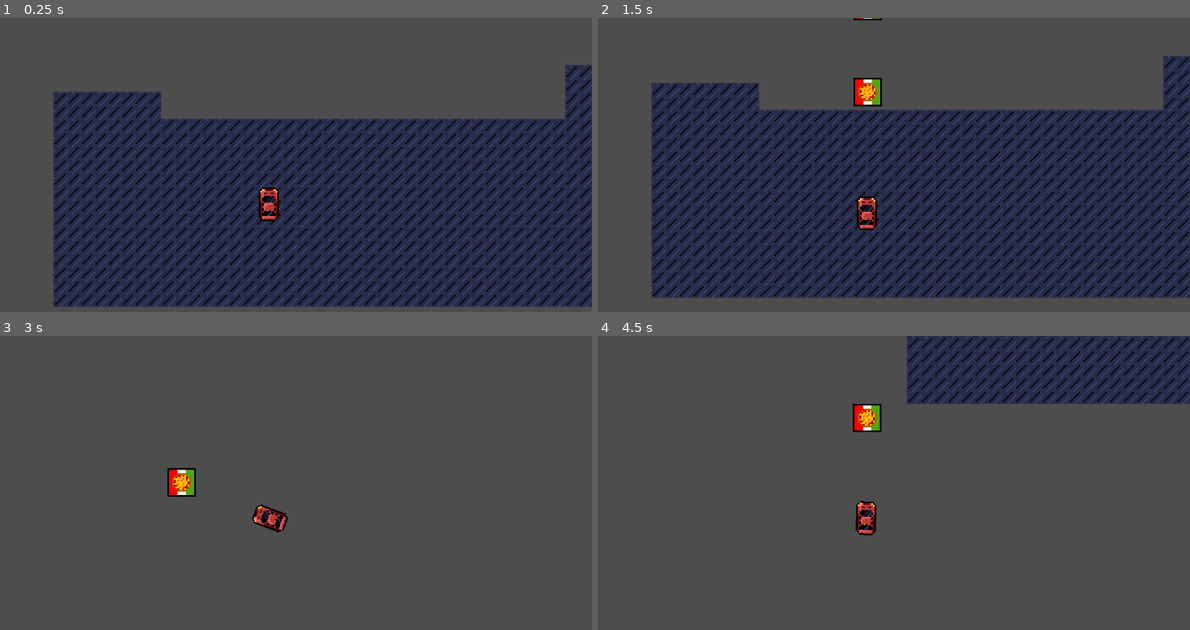
Above: before the commit, frames 1-4 (two rows, left to right).
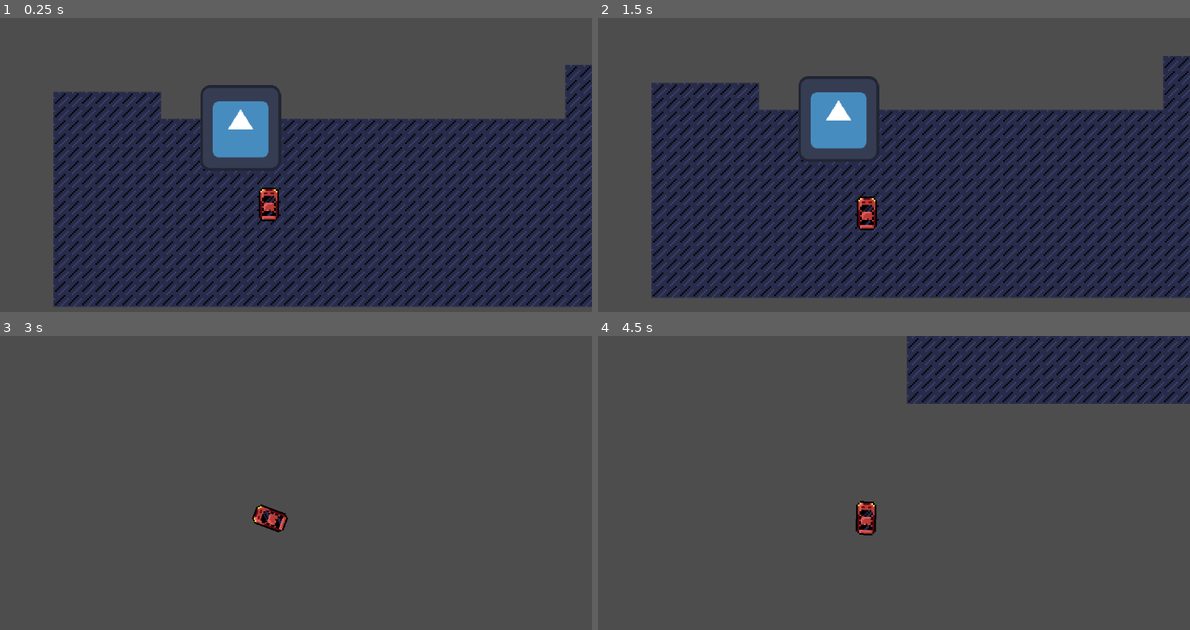
Above: after the commit, the same moments.

Repository: noacra33/PizzaDeliveryDTEGame26
Game: Godot game, scene res://tile_map_layer.tscn
The game is run twice, just before and just after one commit, with the same random seed, the same clock (stepped at 60 frames per second) and the same inputs. The engine's default icon, where the game draws it, is replaced by a stand-in: a white triangle on a blue panel in a dark square.
Inputs:
- Up to frame 1 (0.25 s): no input
- Up to frame 2 (1.5 s): tap Enter at 0.5 s; hold A (right) 0.53-1.28 s; tap Space (throw_pizza) at 0.6, 1.25, 1.35 s; hold S (brake) from 1.28 s (still down)
- Up to frame 3 (3 s): release S (brake) at 2.03 s; hold A (right) 2.03-2.78 s; tap Space (throw_pizza) at 2.1, 2.85 s; hold W (accelerate) from 2.78 s (still down)
- Up to frame 4 (4.5 s): release W (accelerate) at 3.53 s; hold D (left) from 3.53 s (still down); tap Space (throw_pizza) at 3.6, 4.35 s

The runs differ from the first frame. In frame 1, 2.2% of the frame differs, in the area x 33-48%, y 22-52%; in frame 2, 2.6%, in the area x 33-48%, y 0-49%; in frame 3, 0.5%; in frame 4, 0.5%.
Error before the commit: Attempt to call function 'hide' in base 'null instance' on a null instance. (res://main.gd:25)

Commit message:
Bug fixes

Diff:
--- a/character_body_2d.gd
+++ b/character_body_2d.gd
@@ -8,13 +8,13 @@
 @export var TURN_SPEED   : float = 2.8      # radians per second
 @export var DRIFT_FACTOR : float = 0.92     # how much sideways speed bleeds off (lower = more drift)
 @export var DRIFT_BRAKE  : float = 0.6     # less bleed when handbrake held (the slidey feel)
-
+var in_delivery_zone := false
 func _physics_process(delta: float) -> void:
 	var input_dir := Input.get_axis("brake", "accelerate")   # -1 reverse, +1 forward
 	var turn_dir  := Input.get_axis("left", "right") # wait — flipped below
 	var handbrake := Input.is_action_pressed("handbrake")  # spacebar = handbrake
 
-	if Input.is_action_just_pressed("throw_pizza"):
+	if Input.is_action_just_pressed("throw_pizza") and in_delivery_zone:
 		var pizza = Pizza.instantiate()
 		pizza.global_position = global_position
 		pizza.launch(Vector2.UP.rotated(rotation))
--- a/delivery_marker.gd
+++ b/delivery_marker.gd
@@ -13,6 +13,11 @@
 	if body.name == "Car":
 		player_inside = true
 		waiting_for_pizza = true
+	if body.name == "Car":
+		player_inside = true
+		waiting_for_pizza = true
+		body.in_delivery_zone = true
+
 
 func _on_body_exited(body: Node) -> void:
 	if body.name == "Car":
--- a/delivery_marker.tscn
+++ b/delivery_marker.tscn
@@ -7,6 +7,7 @@
 radius = 35.014282
 
 [node name="DeliveryMarker" type="Area2D" unique_id=662422984]
+z_index = -1
 script = ExtResource("1_rvk4k")
 
 [node name="CollisionShape2D" type="CollisionShape2D" parent="." unique_id=1846774155]
--- a/main.gd
+++ b/main.gd
@@ -16,41 +16,32 @@
 
 @onready var markers_node     = $DeliveryMarkers
 @onready var progress_bar     = $CanvasLayer/ProgressBar
-@onready var delivery_label   = $CanvasLayer/Label
+
 @onready var win_screen       = $WinScreen
 @onready var job_list         = $CanvasLayer/JobList
 @onready var camera           = $Car/Camera2D
 
-func _ready() -> void:
-	win_screen.hide()
-	progress_bar.max_value = TOTAL_DELIVERIES_TO_WIN
-	progress_bar.value = 0
-	spawn_delivery_markers()
 
-func spawn_delivery_markers() -> void:
-	for child in markers_node.get_children():
-		child.queue_free()
-	var points = spawn_points.duplicate()
-	points.shuffle()
-	for i in 3:
-		var marker = DeliveryMarker.instantiate()
-		marker.global_position = points[i]
-		marker.pizza_delivered.connect(_on_pizza_delivered)
-		markers_node.add_child(marker)
-	_refresh_job_list()
+
+@onready var spawn_points_node = $SpawnPoints
+
+func _get_spawn_positions() -> Array:
+	var positions = []
+	for child in spawn_points_node.get_children():
+		positions.append(child.global_position)
+	return positions
 
 func _on_pizza_delivered() -> void:
 	deliveries_done += 1
 	progress_bar.value = deliveries_done
-	delivery_label.text = "DELIVERIES: %d / %d" % [deliveries_done, TOTAL_DELIVERIES_TO_WIN]
-
 	shake_camera()
 	slow_mo()
+	spawn_delivery_markers()
 
 	if deliveries_done >= TOTAL_DELIVERIES_TO_WIN:
 		trigger_win()
 	else:
-		spawn_delivery_markers()
+		_get_spawn_positions()
 
 func _refresh_job_list() -> void:
 	for child in job_list.get_children():
@@ -77,4 +68,23 @@
 
 func trigger_win() -> void:
 	Engine.time_scale = 1.0
-	win_screen.show()
+#ewwdsareen.show()
+
+func _ready() -> void:
+	print("ready fired")
+#win_screen.hide()
+	progress_bar.max_value = TOTAL_DELIVERIES_TO_WIN
+	progress_bar.value = 0
+	spawn_delivery_markers()
+
+func spawn_delivery_markers() -> void:
+	var points = _get_spawn_positions()
+	points.shuffle()
+
+	for child in markers_node.get_children():
+		child.queue_free()
+
+	var marker = DeliveryMarker.instantiate()
+	marker.global_position = points[0]
+	marker.pizza_delivered.connect(_on_pizza_delivered)
+	markers_node.add_child(marker)
--- a/tile_map_layer.tscn
+++ b/tile_map_layer.tscn
@@ -1479,10 +1479,21 @@
 script = ExtResource("1_uuaxm")
 
 [node name="TileMapLayer" type="TileMapLayer" parent="." unique_id=197506297]
+z_index = -2
 tile_map_data = PackedByteArray("AAD4//3/AAARAA0AAAD4//7/AAARAA0AAAD4////AAARAA0AAAD4/wAAAAARAA0AAAD4/wEAAAARAA0AAAD4/w …(4368 unchanged characters)…
 tile_set = SubResource("TileSet_uuaxm")
 
-[node name="DeliveryMarkers" type="Node2D" parent="." unique_id=1130650725]
+[node name="SpawnPoints" type="Node2D" parent="." unique_id=1130650725]
+
+[node name="Marker2D" type="Marker2D" parent="SpawnPoints" unique_id=1975990761]
+position = Vector2(72.745, -56.11)
+gizmo_extents = 0.0
+
+[node name="Marker2D2" type="Marker2D" parent="SpawnPoints" unique_id=1778054995]
+position = Vector2(-10.765, 16.75)
+
+[node name="Marker2D3" type="Marker2D" parent="SpawnPoints" unique_id=1273247538]
+position = Vector2(-16.8, -42.465)
 
 [node name="Car" parent="." unique_id=110822917 instance=ExtResource("2_vqaso")]
 ACCELERATION = 500.0
@@ -1530,3 +1541,5 @@
 offset_top = 7.5680084
 offset_right = -12.080002
 offset_bottom = -164.976
+
+[node name="DeliveryMarkers" type="Node2D" parent="." unique_id=1584698029]
